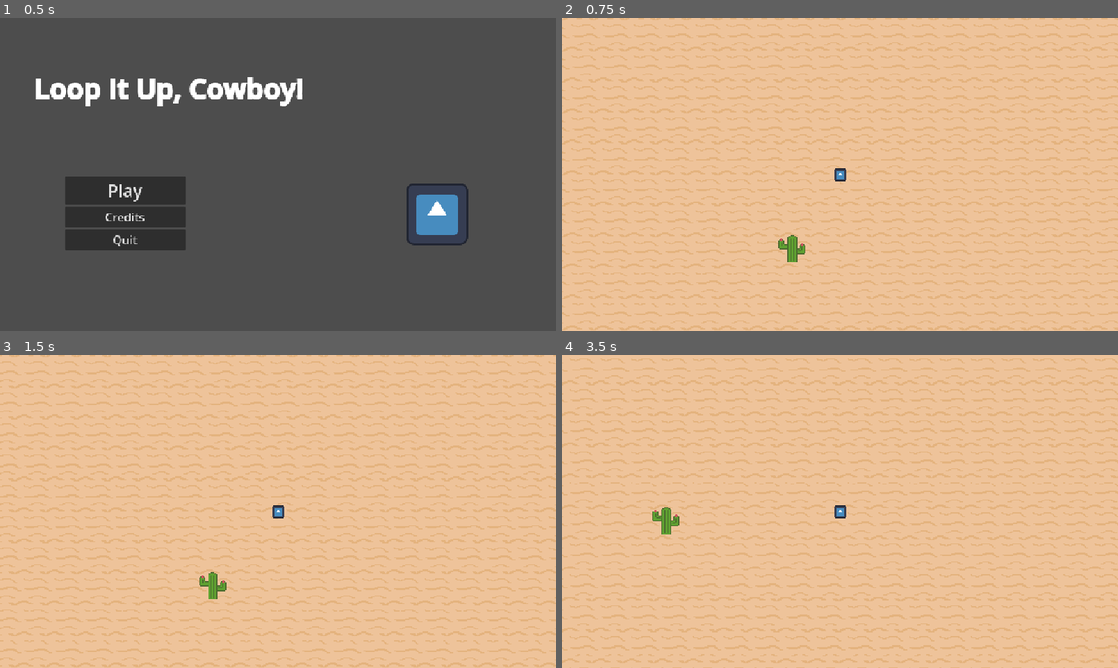
Above: before the commit, frames 1-4 (two rows, left to right).
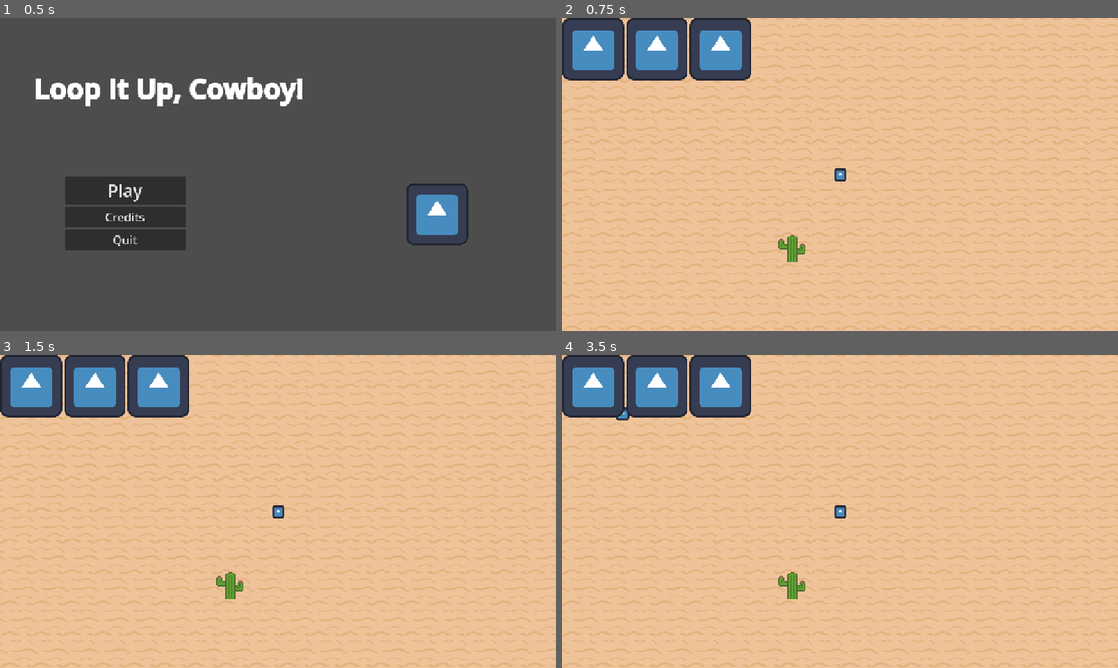
Above: after the commit, the same moments.

Repository: thearst3rd/gmtk-2025
Game: Godot game, scene res://src/menu/main_menu.tscn
Same seed, same stepped clock (60 frames per second), same inputs: the game is played once before the commit and once after it. The engine's default icon, where the game draws it, is replaced by a stand-in: a white triangle on a blue panel in a dark square.
Inputs:
- Up to frame 1 (0.5 s): no input
- Up to frame 2 (0.75 s): click "Play" at 0.5 s
- Up to frame 3 (1.5 s): tap Enter at 1.25 s; hold D (move_right) from 1.28 s (still down)
- Up to frame 4 (3.5 s): release D (move_right) at 2.03 s; hold S (move_down) 2.03-2.78 s; hold D (move_right) from 2.78 s (still down)

Frame 1 is identical in both runs. In frame 2, 6.6% of the frame differs, in the area x 0-34%, y 0-20%; in frame 3, 29%; in frame 4, 36%, in the area x 0-100%, y 0-100%.
Error after the commit: Trying to assign value of type 'Area2D' to a variable of type 'CharacterBody2D'. (res://src/game/enemy_spawner.gd:17)

Commit message:
Started adding base health indicators system

Diff:
--- a/project.godot
+++ b/project.godot
@@ -26,6 +26,7 @@
 [global_group]
 
 Player=""
+HurtsPlayer=""
 
 [input]
 
--- /dev/null
+++ b/src/game/Healthbar.tscn
@@ -0,0 +1,19 @@
+[gd_scene load_steps=2 format=3 uid="uid://tvelcr33ffrq"]
+
+[ext_resource type="Texture2D" uid="uid://c0bv77yp8nqig" path="res://icon.svg" id="1_ebsae"]
+
+[node name="Healthbar" type="HBoxContainer"]
+offset_right = 392.0
+offset_bottom = 128.0
+
+[node name="HealthMarker" type="TextureRect" parent="."]
+layout_mode = 2
+texture = ExtResource("1_ebsae")
+
+[node name="HealthMarker2" type="TextureRect" parent="."]
+layout_mode = 2
+texture = ExtResource("1_ebsae")
+
+[node name="HealthMarker3" type="TextureRect" parent="."]
+layout_mode = 2
+texture = ExtResource("1_ebsae")
--- a/src/game/arena.tscn
+++ b/src/game/arena.tscn
@@ -1,11 +1,12 @@
-[gd_scene load_steps=7 format=3 uid="uid://b0rybmr68nlu2"]
+[gd_scene load_steps=8 format=3 uid="uid://b0rybmr68nlu2"]
 
 [ext_resource type="Script" uid="uid://cquq3y345hu4n" path="res://src/game/arena.gd" id="1_0pbf2"]
 [ext_resource type="PackedScene" path="res://src/game/infinite_background.tscn" id="1_44jrx"]
 [ext_resource type="PackedScene" uid="uid://fhqqde4xxf6l" path="res://src/game/player.tscn" id="1_p3gke"]
 [ext_resource type="PackedScene" uid="uid://dvr4gp8bis72j" path="res://src/menu/pause_menu.tscn" id="2_fpc82"]
-[ext_resource type="PackedScene" path="res://src/game/cactus.tscn" id="3_0pbf2"]
+[ext_resource type="PackedScene" uid="uid://6tyx4sklhchk" path="res://src/game/cactus.tscn" id="3_0pbf2"]
 [ext_resource type="Script" uid="uid://c8nwccsmwim1l" path="res://src/game/enemy_spawner.gd" id="4_44jrx"]
+[ext_resource type="PackedScene" uid="uid://tvelcr33ffrq" path="res://src/game/Healthbar.tscn" id="4_j5vg1"]
 
 [node name="Arena" type="Node2D"]
 script = ExtResource("1_0pbf2")
@@ -21,6 +22,8 @@
 
 [node name="CanvasLayer" type="CanvasLayer" parent="."]
 
+[node name="Healthbar" parent="CanvasLayer" instance=ExtResource("4_j5vg1")]
+
 [node name="PauseMenu" parent="CanvasLayer" instance=ExtResource("2_fpc82")]
 visible = false
 
--- a/src/game/cactus.gd
+++ /dev/null
@@ -1,6 +0,0 @@
-extends Area2D
-
-
-func on_body_entered(body: Node2D) -> void:
-	if body is Player:
-		body.hit_by_cactus()
--- a/src/game/cactus.tscn
+++ b/src/game/cactus.tscn
@@ -1,6 +1,5 @@
-[gd_scene load_steps=6 format=3 uid="uid://cuk2s5krjoqwi"]
+[gd_scene load_steps=5 format=3 uid="uid://6tyx4sklhchk"]
 
-[ext_resource type="Script" uid="uid://dv3mpmyye8t5t" path="res://src/game/cactus.gd" id="1_326do"]
 [ext_resource type="Texture2D" uid="uid://dtdxgcuggb37h" path="res://assets/cactus.png" id="1_we2vn"]
 
 [sub_resource type="RectangleShape2D" id="RectangleShape2D_we2vn"]
@@ -12,8 +11,7 @@
 [sub_resource type="RectangleShape2D" id="RectangleShape2D_ho7a0"]
 size = Vector2(18, 16)
 
-[node name="Cactus" type="Area2D"]
-script = ExtResource("1_326do")
+[node name="Cactus" type="Area2D" groups=["HurtsPlayer"]]
 
 [node name="Sprite2D" type="Sprite2D" parent="."]
 scale = Vector2(2, 2)
--- a/src/game/enemy.tscn
+++ b/src/game/enemy.tscn
@@ -1,9 +1,12 @@
-[gd_scene load_steps=4 format=3 uid="uid://cdshjhhgbltki"]
+[gd_scene load_steps=5 format=3 uid="uid://cdshjhhgbltki"]
 
 [ext_resource type="Script" uid="uid://buiyf6n4tkst4" path="res://src/game/enemy.gd" id="1_askbf"]
 [ext_resource type="Texture2D" uid="uid://c0bv77yp8nqig" path="res://icon.svg" id="1_hruv4"]
 
 [sub_resource type="CircleShape2D" id="CircleShape2D_askbf"]
+radius = 12.0
+
+[sub_resource type="CircleShape2D" id="CircleShape2D_76a2n"]
 radius = 12.0
 
 [node name="Enemy" type="CharacterBody2D"]
@@ -15,3 +18,8 @@
 
 [node name="CollisionShape2D" type="CollisionShape2D" parent="."]
 shape = SubResource("CircleShape2D_askbf")
+
+[node name="Hitbox" type="Area2D" parent="." groups=["HurtsPlayer"]]
+
+[node name="CollisionShape2D" type="CollisionShape2D" parent="Hitbox"]
+shape = SubResource("CircleShape2D_76a2n")
--- a/src/game/enemy_spawner.gd
+++ b/src/game/enemy_spawner.gd
@@ -3,6 +3,7 @@
 
 @export var MIN_SPAWN_DISTANCE := 700.0
 @export var MAX_SPAWN_DISTANCE := 1200.0
+
 var enemy := preload("res://src/game/enemy.tscn")
 var player: CharacterBody2D
 var spawn_per_second := 1
--- a/src/game/player.gd
+++ b/src/game/player.gd
@@ -3,9 +3,13 @@
 
 
 signal player_died()
+signal player_hit()
 
 
 const SPEED := 180.0
+
+
+var remaining_health := 3
 
 
 func _physics_process(_delta: float) -> void:
@@ -13,6 +17,15 @@
 	velocity = direction * SPEED
 	move_and_slide()
 
-func hit_by_cactus() -> void:
+
+func player_damaged() -> void:
 	print("Oof ouch owie my bones.")
-	player_died.emit()
+	remaining_health -= 1
+	player_hit.emit()
+	if(remaining_health <= 0):
+		player_died.emit()
+
+
+func _on_area_entered(area: Area2D) -> void:
+	if(area.is_in_group("HurtsPlayer")):
+		player_damaged()
--- a/src/game/player.tscn
+++ b/src/game/player.tscn
@@ -6,7 +6,7 @@
 [sub_resource type="CircleShape2D" id="CircleShape2D_amex0"]
 radius = 12.0
 
-[node name="Player" type="CharacterBody2D" groups=["Player"]]
+[node name="Player" type="Area2D" groups=["Player"]]
 script = ExtResource("1_7dijx")
 
 [node name="Sprite" type="Sprite2D" parent="."]
@@ -17,3 +17,5 @@
 shape = SubResource("CircleShape2D_amex0")
 
 [node name="Camera2D" type="Camera2D" parent="."]
+
+[connection signal="area_entered" from="." to="." method="_on_area_entered"]
Not shown, removed: src/game/cactus.gd.uid
